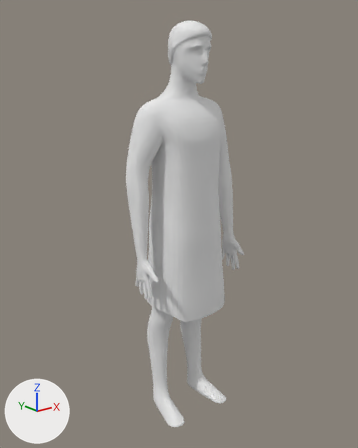
One commit to the Blender file RTS Dev Project/Assets/Models/Characters/greek/greek_farmer.blend: the scene before it, then after it.
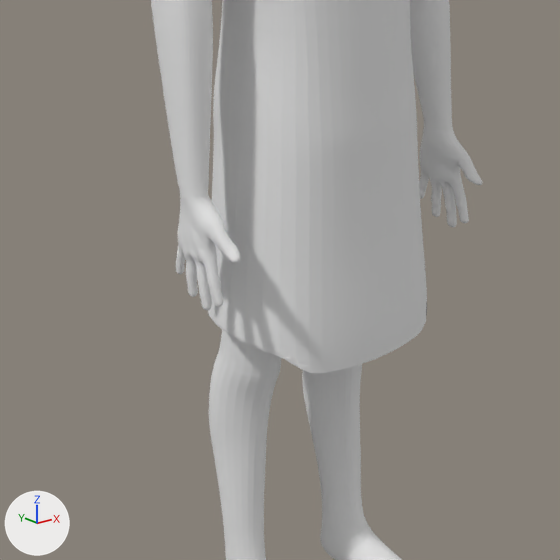
Old and new are each drawn whole from a 50 mm camera at (-4.19, -5.07, 4.97) aimed at (-0.24, -0.12, 2.99) and again close up on the part from 20% to 76% of the width and 42% to 87% of the height. Arrows for +X, +Y and +Z are at lower left; the lights stay in place.

The first close-up shows 'human'.
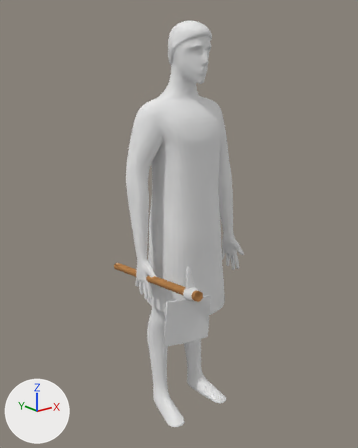
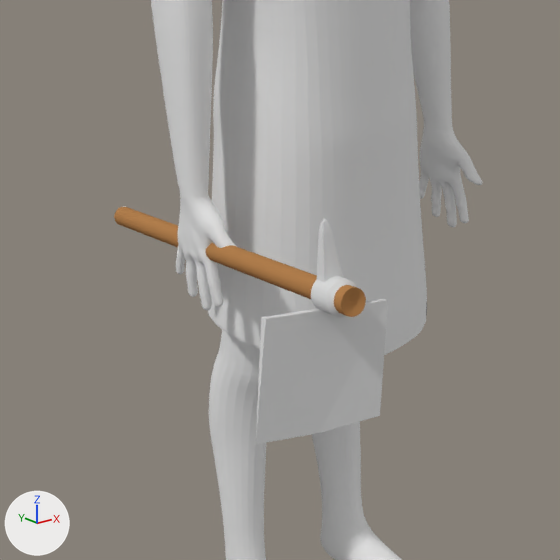
Commit message: ADDed a tool for the greek farmer

What the commit changed:
Material 'Material.001' (mat_material_001) is new.
Its base color is (0.708, 0.708, 0.708) (light grey #dbdbdb).
Material 'Material.005' (mat_material_005) is new.
Its base color is (0.458, 0.217, 0.0762) (orange #b4804e).
Mesh me_circle is new.
It has 313 vertices, 373 faces and spans x -2.11..3.92, y -2.23..2.23, z 0.01..14.47.
Faces by material slot: [245, 128].
It uses material mat_material_001 (light grey #dbdbdb).
It uses material mat_material_005 (orange #b4804e).
Object 'Circle' (ob_circle) is new; it shows me_circle.
Its location is (-0.95, -1.276, 2.558).
Its rotation in degrees is (0.2, 100, 84).
Its scale is (0.148, 0.148, 0.148).

What differs and where, as boxes (x1, y1, x2, y2) in the close-ups (560 x 560 px):
'Circle', added: after (114, 206, 388, 444)
    faces in mat_material_001 (light grey #dbdbdb): (123, 206, 388, 444)
    faces in mat_material_005 (orange #b4804e): (114, 207, 366, 317)
